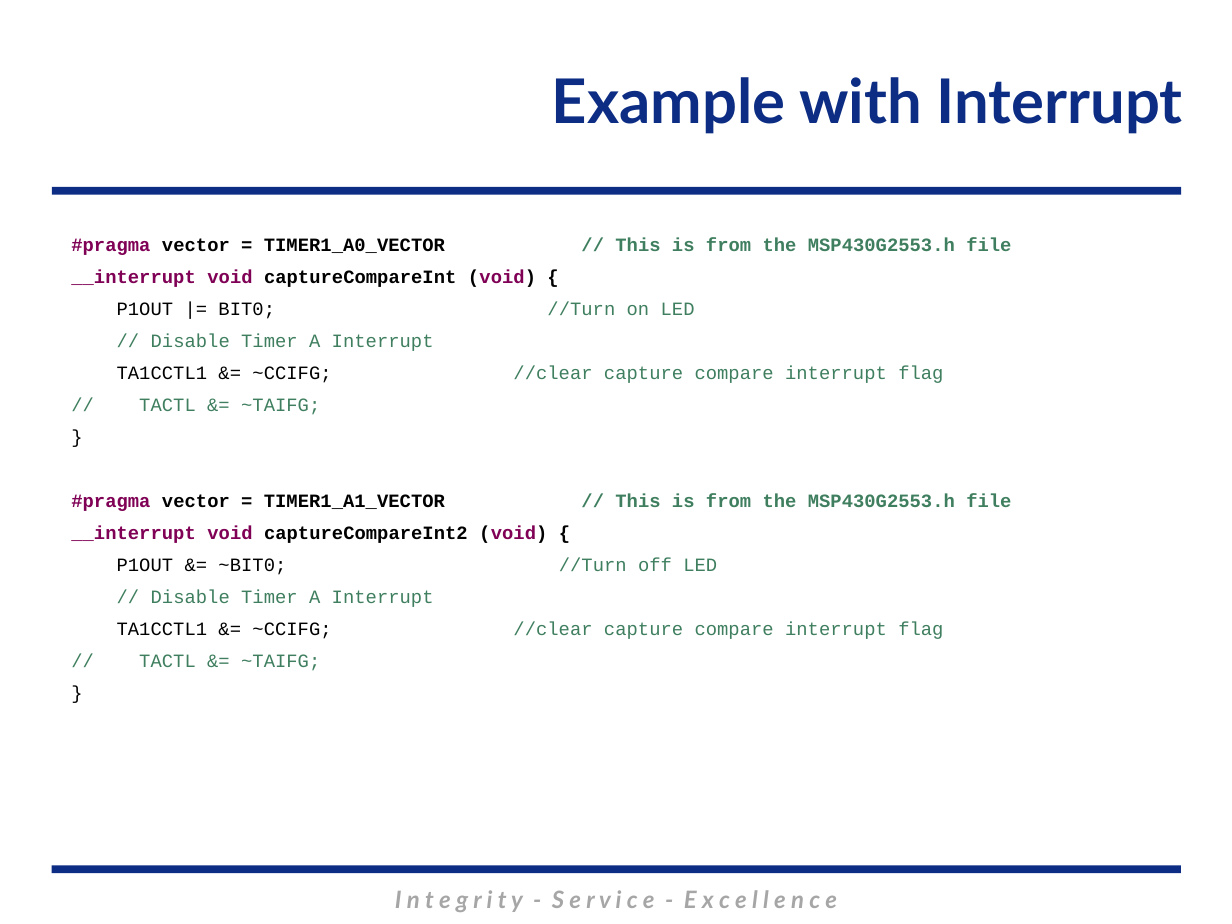
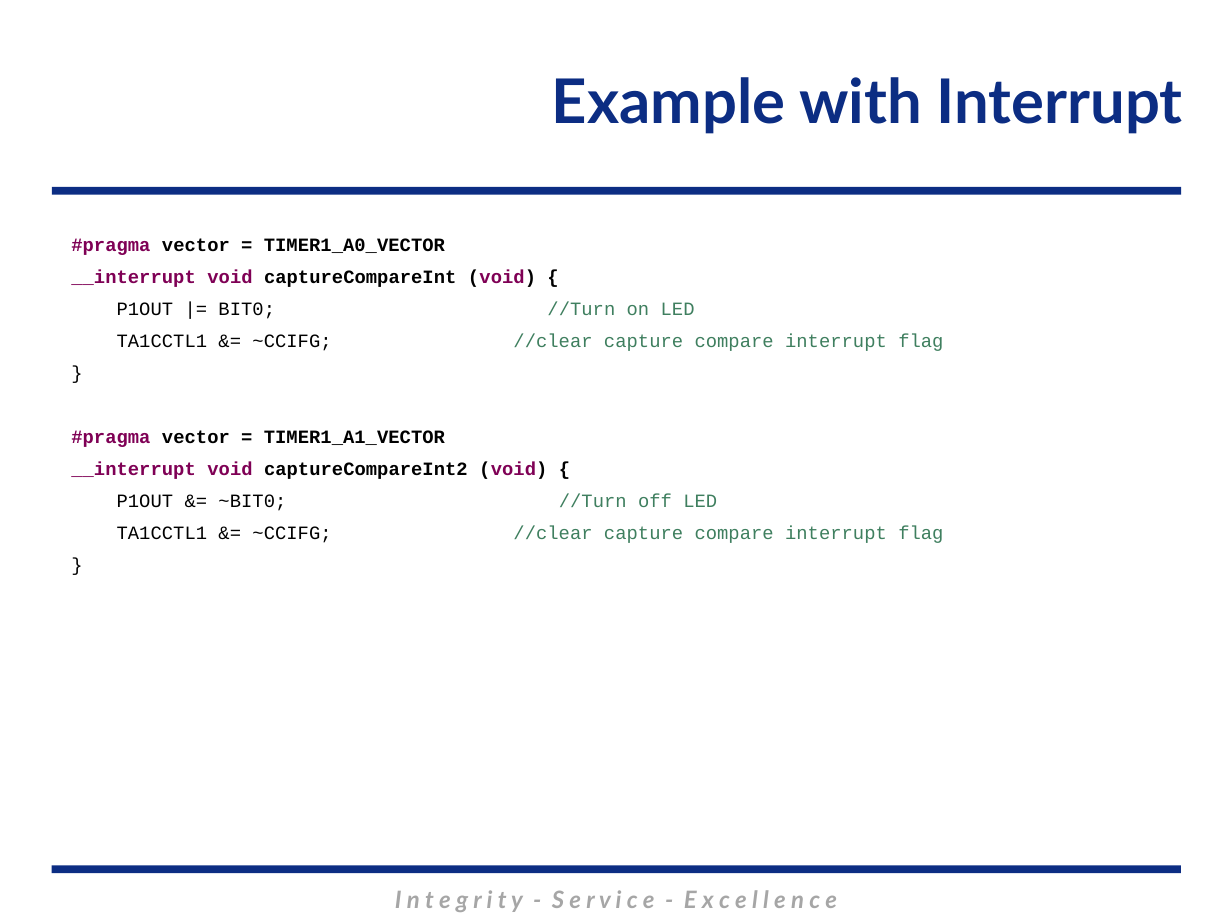
Before and after one commit to MarsUniversity/ECE382, a slide deck: slide 23 of source/lessons/lsn28/Lsn28.pptx (slide 21 before the commit). Drawn at 1232x924 pixels with LibreOffice and Linux fonts; fonts in the diff are those of the drawing; background and template pictures are left out. Boxes give left, top, right and bottom in pixels: in the first picture for what was removed or moved away, otherwise in the second. Text is boxed around its words. In the diff, an @@ line names an element or a change of style, - is before the commit and + after.

```diff
--- a/source/lessons/lsn28/Lsn28.pptx
+++ b/source/lessons/lsn28/Lsn28.pptx
@@ text at <box>71,238,445,255</box>: text changed; text colour #3F7F5F to #000000 @@
-#pragma vector = TIMER1_A0_VECTOR // This is from the MSP430G2553.h file
+#pragma vector = TIMER1_A0_VECTOR
@@ text at <box>151,334,434,351</box>: paragraph removed @@
-// Disable Timer A Interrupt
@@ text at <box>139,398,320,415</box>: paragraph removed @@
-// TACTL &= ~TAIFG;
@@ text at <box>71,430,445,447</box>: text changed; text colour #3F7F5F to #000000 @@
-#pragma vector = TIMER1_A1_VECTOR // This is from the MSP430G2553.h file
+#pragma vector = TIMER1_A1_VECTOR
@@ text at <box>151,590,434,607</box>: paragraph removed @@
-// Disable Timer A Interrupt
@@ text at <box>139,654,320,671</box>: paragraph removed @@
-// TACTL &= ~TAIFG;
```
Also in this commit, not shown: 9 other slides changed, 2 slides added, 8 other files.
